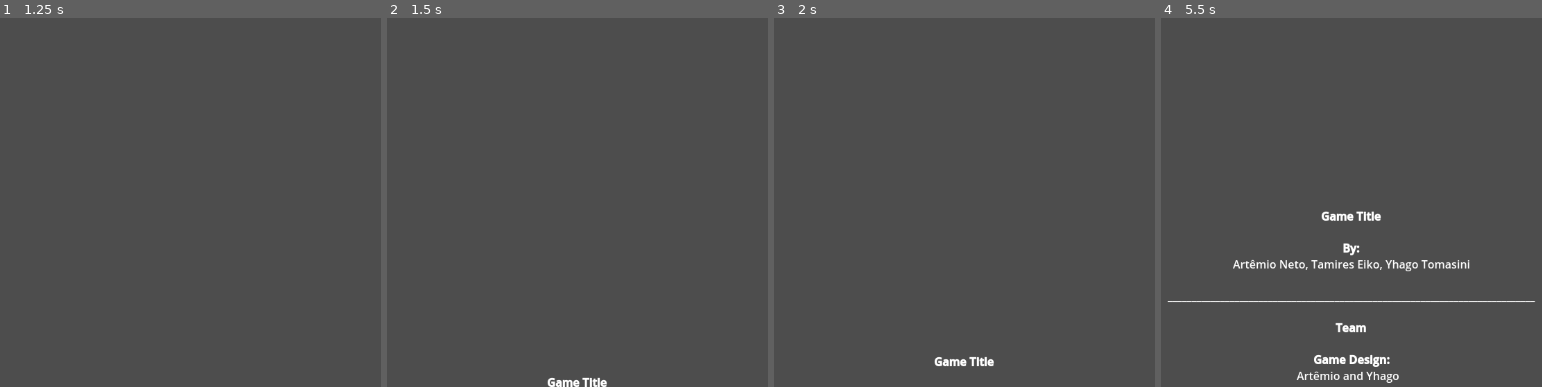
Above: before the commit, frames 1-4 (left to right).
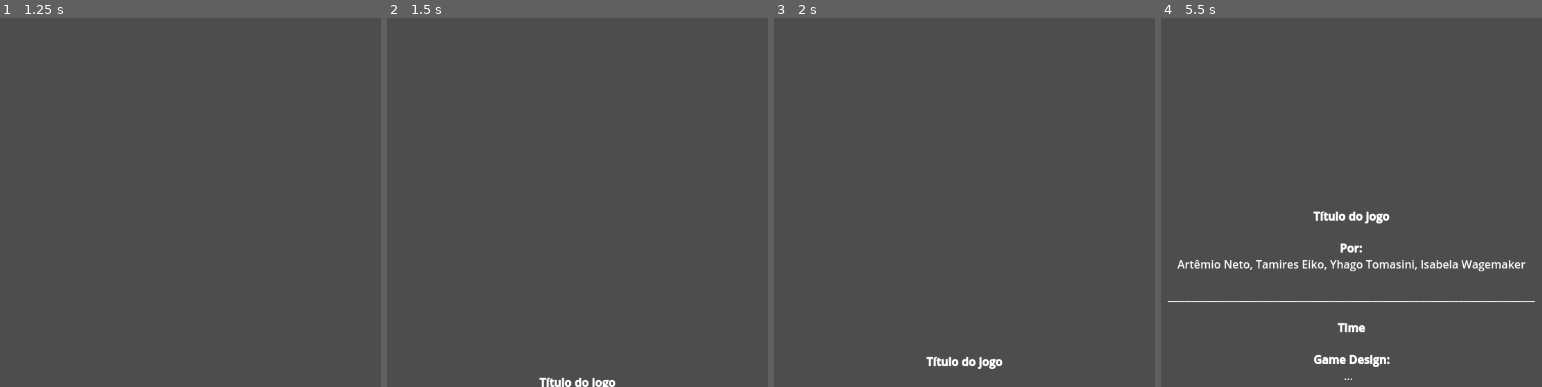
Above: after the commit, the same moments.

Repository: YhagoTomasini/Exlabers_Felpojam_026
Game: Godot game, scene res://Cenas/tela_creditos.tscn
Two runs of this game, one before a commit and one after it. Both use one fixed random seed, a clock stepped at 60 frames per second and the inputs below. The project has no main scene, so this scene is started directly.
Inputs:
- Up to frame 1 (1.25 s): tap Enter at 0.5 s
- Up to frame 2 (1.5 s): tap Space at 1.25 s
- Up to frame 3 (2 s): no input
- Up to frame 4 (5.5 s): no input

Frame 1 is identical in both runs. In frame 2, 0.4% of the frame differs, in the area x 39-61%, y 97-100%; in frame 3, 0.4%; in frame 4, 2.3%, in the area x 4-96%, y 52-99%.

Commit message:
atualização texto creditos

Diff:
--- a/felpojams-dos-exlabers/Cenas/tela_creditos.tscn
+++ b/felpojams-dos-exlabers/Cenas/tela_creditos.tscn
@@ -32,119 +32,82 @@
 [node name="RichTextLabel" type="RichTextLabel" parent="ScrollContainer/MarginContainer"]
 layout_mode = 2
 bbcode_enabled = true
-text = "[b]Game Title[/b]
+text = "[b]Título do jogo[/b]
 
-[b]By:[/b]
-Artêmio Neto, Tamires Eiko, Yhago Tomasini
+[b]Por:[/b]
+Artêmio Neto, Tamires Eiko, Yhago Tomasini, Isabela Wagemaker
 
 _____________________________________________________________________________
 
-[b]Team[/b]
+[b]Time[/b]
 
 [b]Game Design:[/b]
-Artêmio and Yhago
+…
 
-[b]Programming:[/b]
-Artêmio and Yhago
+[b]Programação:[/b]
+…
 
-[b]Characters Design:[/b]
-Tamires
+[b]Design de personagem:[/b]
+…
 
-[b]Environment Art:[/b]
-Tamires
+[b]Cenários:[/b]
+…
 
 [b]UI/UX Design:[/b]
-All members
+…
 
-[b]Animation:[/b]
-Tamires
+[b]Animações:[/b]
+…
 
-[b]Writing & Narrative:[/b]
-All members
+[b]Narrativa:[/b]
+…
 
 _____________________________________________________________________________
 
-[b]Sound and Music[/b]
+[b]Músicas e efeitos sonoros[/b]
 
-Spider's steps sound effect:
-[url=https://pixabay.com/pt/users/voicebosch-30143949/]VoiceBosch[/url] on Pixabay
-
-Web shoot sound effect:
-[url=https://pixabay.com/pt/users/karim-nessim-40448081/]Karim-Nessim[/url] on Pixabay
-
-Cocoon sound effect:
-[url=https://pixabay.com/pt/users/freesound_community-46691455/]freesound_community[/url] on Pixabay
-
-Toads sound effect:
-[url=https://pixabay.com/pt/users/soundreality-31074404/]SoundReality[/url] on Pixabay
-
-Toad tongue:
-[url=https://pixabay.com/pt/users/freesound_community-46691455/]freesound_community[/url] on Pixabay
-
-Pack Rat voice:
-[url=https://pixabay.com/pt/users/freesound_community-46691455/]freesound_community[/url] on Pixabay
-
-Berry's collect sound effect:
-[url=https://pixabay.com/users/floraphonic-38928062/]floraphonic[/url] on Pixabay
-
-Game music:
-[url=https://pixabay.com/users/teddybeast6-41120636/]teddybeast6[/url] on Pixabay
-
-Menu music:
-[url=https://pixabay.com/users/sergequadrado-24990007/]SergeQuadrado[/url] on Pixabay
-
-Credits music:
-[url=https://pixabay.com/pt/users/matthewmikemusic-25386219/]matthewmikemusic[/url] on Pixabay
-
+…
 _____________________________________________________________________________
 
-[b]Tools & Technologies[/b]
+[b]Ferramentas e tecnologias[/b]
 
-Made with:
+Feito com:
 [b]
 Godot Engine
 
-Aseprite
+…
 
-Google Docs
+Paciência
 
-Pixabay sounds
+Amor materno
 
-Patience
+Dor
 
-Maternal love
+Sofrimento
 
-Pain
+Mais dor
 
-Suffering
-
-More pain
-
-More suffering
+Mais sofrimento
 [/b]
 
 _____________________________________________________________________________
 
-[b]Special Thanks[/b]
+[b]Agradecimentos especiais[/b]
 
-My mom
+…
+Felps;
 
-My dad
+Toda  equipe organizadora da Felpojam;
 
-Rebecca Sugar
-
-Gamelab
-
-Sophia Jorge
-
-[b]You, for playing this game![/b]
+[b]Você, por ter jogado esse jogo![/b]
 
 _____________________________________________________________________________
 
-Year of Release © 2025 – All Rights Reserved.
+Ano de lançamento © 2026 – Todos direitos reservados. :P
 
 _____________________________________________________________________________
 
-[b]THE END[/b]"
+[b]FIM![/b]
+"
 fit_content = true
 horizontal_alignment = 1
